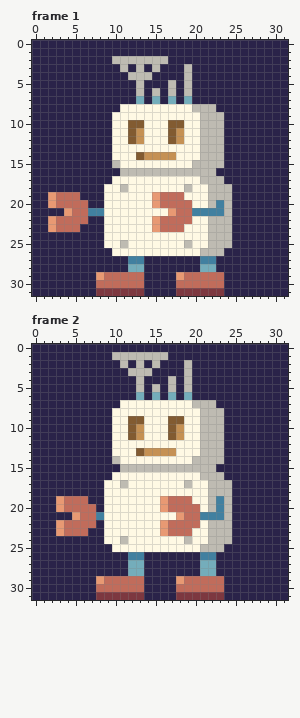
Edited in one commit: pixel-art file (docs/img/robot.ase). Above: the version before the commit.
32x32 pixels, 2 frames. Shown: frame 1, frame 2. The commit also changed other frames, which this record leaves out.
New version:
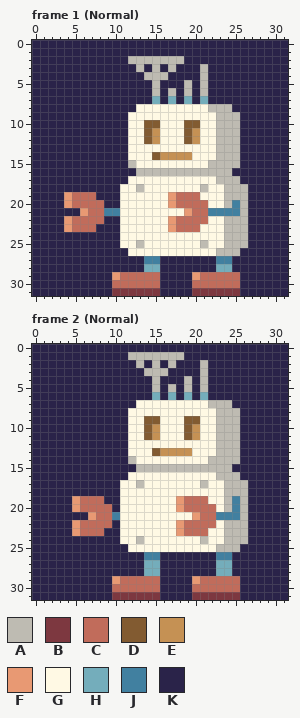
Palette (. is transparent): A #bebbb2  B #7d3840  C #c16c5b  D #825b31  E #c59154  F #e89973  G #fff9e4  H #74adbb  J #4180a0  K #2a2349
The exact change:
Frame 1 (Normal), layer "Layer 2":
y 2: x 10..11 AA -> KK; x 17..18 KK -> AA
y 3: x 11 A -> K; x 17 K -> A; x 19 A -> K; x 21 K -> A
y 4: x 12..13 AA -> KK; x 15..16 KK -> AA; x 19 A -> K; x 21 K -> A
y 5: x 13 A -> K; x 15 K -> A; x 17 A -> K; x 21 K -> A
y 6: x 13 A -> K; x 21 K -> A
y 7: x 13 H -> K; x 21 K -> H
y 8: x 11..12 GG -> KK; x 20..21 AA -> GG; x 23..24 KK -> AA
y 9: x 10..11 GG -> KK; x 21..22 AA -> GG; x 24..25 KK -> AA
y 10: x 10..15 GGDDGG -> KKGGDD; x 17..22 DDGGAA -> GGDDGG; x 24..25 KK -> AA
y 11..12: x 10..15 GGDEGG -> KKGGDE; x 17..22 DEGGAA -> GGDEGG; x 24..25 KK -> AA
y 13: x 10..11 GG -> KK; x 21..22 AA -> GG; x 24..25 KK -> AA
y 14: x 10..11 GG -> KK; x 13..15 DEE -> GGD; x 18..19 GG -> EE; x 21..22 AA -> GG; x 24..25 KK -> AA
y 15: x 10..12 AGG -> KKA; x 20..21 AA -> GG; x 24..25 KK -> AA
y 16: x 11..12 AA -> KK; x 23..24 KK -> AA
y 17: x 10..11 GG -> KK; x 21..22 AA -> GG; x 24..25 KK -> AA
y 18: x 9..11 GGA -> KKG; x 13 G -> A; x 19 A -> G; x 21..23 GAA -> AGG; x 25..26 KK -> AA
y 19: x 2..4 FCC -> KKF; x 6..7 KK -> CC; x 9..10 GG -> KK; x 15..17 FCC -> GGF; x 19..20 GG -> CC; x 22..23 AA -> GG; x 25..26 KK -> AA
y 20: x 2..4 FCC -> KKF; x 7..10 KKGG -> CCKK; x 15..17 FCC -> GGF; x 20..23 GGAJ -> CCGG; x 25..26 KK -> JA
y 21: x 4..10 FCCJJGG -> KKFCCJJ; x 17..21 FCCJJ -> GGFCC; x 24..26 AKK -> JJA
y 22: x 2..4 FCC -> KKF; x 7..10 KKGG -> CCKK; x 15..17 FCC -> GGF; x 20..23 GGAA -> CCGG; x 25..26 KK -> AA
y 23: x 2..4 FCC -> KKF; x 6..7 KK -> CC; x 9..10 GG -> KK; x 15..17 FCC -> GGF; x 19..20 GG -> CC; x 22..23 AA -> GG; x 25..26 KK -> AA
y 24: x 9..10 GG -> KK; x 22..23 AA -> GG; x 25..26 KK -> AA
y 25: x 9..11 GGA -> KKG; x 13 G -> A; x 19 A -> G; x 21..23 GAA -> AGG; x 25..26 KK -> AA
y 26: x 10..11 GG -> KK; x 21..22 AA -> GG; x 24..25 KK -> AA
y 27: x 12..15 JJKK -> KKJJ; x 21..24 JJKK -> KKJJ
y 28: x 12..15 HHKK -> KKHH; x 21..24 HHKK -> KKHH
y 29: x 8..10 FCC -> KKF; x 14..15 KK -> CC; x 18..20 FCC -> KKF; x 24..25 KK -> CC
y 30: x 8..9 CC -> KK; x 14..15 KK -> CC; x 18..19 CC -> KK; x 24..25 KK -> CC
y 31: x 8..9 BB -> KK; x 14..15 KK -> BB; x 18..19 BB -> KK; x 24..25 KK -> BB
Frame 2 (Normal), layer "Layer 2":
y 1: x 10..11 AA -> KK; x 17..18 KK -> AA
y 2: x 11 A -> K; x 17 K -> A; x 19 A -> K; x 21 K -> A
y 3: x 12..13 AA -> KK; x 15..16 KK -> AA; x 19 A -> K; x 21 K -> A
y 4: x 13 A -> K; x 15 K -> A; x 17 A -> K; x 21 K -> A
y 5: x 13 A -> K; x 21 K -> A
y 6: x 13 H -> K; x 21 K -> H
y 7: x 11..12 GG -> KK; x 20..21 AA -> GG; x 23..24 KK -> AA
y 8: x 10..11 GG -> KK; x 21..22 AA -> GG; x 24..25 KK -> AA
y 9: x 10..15 GGDDGG -> KKGGDD; x 17..22 DDGGAA -> GGDDGG; x 24..25 KK -> AA
y 10..11: x 10..15 GGDEGG -> KKGGDE; x 17..22 DEGGAA -> GGDEGG; x 24..25 KK -> AA
y 12: x 10..11 GG -> KK; x 21..22 AA -> GG; x 24..25 KK -> AA
y 13: x 10..11 GG -> KK; x 13..15 DEE -> GGD; x 18..19 GG -> EE; x 21..22 AA -> GG; x 24..25 KK -> AA
y 14: x 10..12 AGG -> KKA; x 20..21 AA -> GG; x 24..25 KK -> AA
y 15: x 11..12 AA -> KK; x 23..24 KK -> AA
y 16: x 10..11 GG -> KK; x 21..22 AA -> GG; x 24..25 KK -> AA
y 17: x 9..11 GGA -> KKG; x 13 G -> A; x 19 A -> G; x 21..23 GAA -> AGG; x 25..26 KK -> AA
y 18: x 9..10 GG -> KK; x 22..23 AA -> GG; x 25..26 KK -> AA
y 19: x 3..5 FCC -> KKF; x 7..10 KKGG -> CCKK; x 16..18 FCC -> GGF; x 20..23 GGAJ -> CCGG; x 25..26 KK -> JA
y 20: x 3..5 FCC -> KKF; x 8..10 KGG -> CCK; x 16..18 FCC -> GGF; x 21..23 GAJ -> CCG; x 25..26 KK -> JA
y 21: x 5..10 FCCJGG -> KKFCCJ; x 18..22 FCCJJ -> GGFCC; x 24..26 AKK -> JJA
y 22: x 3..5 FCC -> KKF; x 8..10 KGG -> CCK; x 16..18 FCC -> GGF; x 21..23 GAA -> CCG; x 25..26 KK -> AA
y 23: x 3..5 FCC -> KKF; x 7..10 KKGG -> CCKK; x 16..18 FCC -> GGF; x 20..23 GGAA -> CCGG; x 25..26 KK -> AA
y 24: x 9..11 GGA -> KKG; x 13 G -> A; x 19 A -> G; x 21..23 GAA -> AGG; x 25..26 KK -> AA
y 25: x 10..11 GG -> KK; x 21..22 AA -> GG; x 24..25 KK -> AA
y 26: x 12..15 JJKK -> KKJJ; x 21..24 JJKK -> KKJJ
y 27..28: x 12..15 HHKK -> KKHH; x 21..24 HHKK -> KKHH
y 29: x 8..10 FCC -> KKF; x 14..15 KK -> CC; x 18..20 FCC -> KKF; x 24..25 KK -> CC
y 30: x 8..9 CC -> KK; x 14..15 KK -> CC; x 18..19 CC -> KK; x 24..25 KK -> CC
y 31: x 8..9 BB -> KK; x 14..15 KK -> BB; x 18..19 BB -> KK; x 24..25 KK -> BB
Pixel boxes of the changes (left, top, right, bottom) in both pictures:
changed: (48, 56, 248, 296)
changed: (56, 352, 248, 600)
